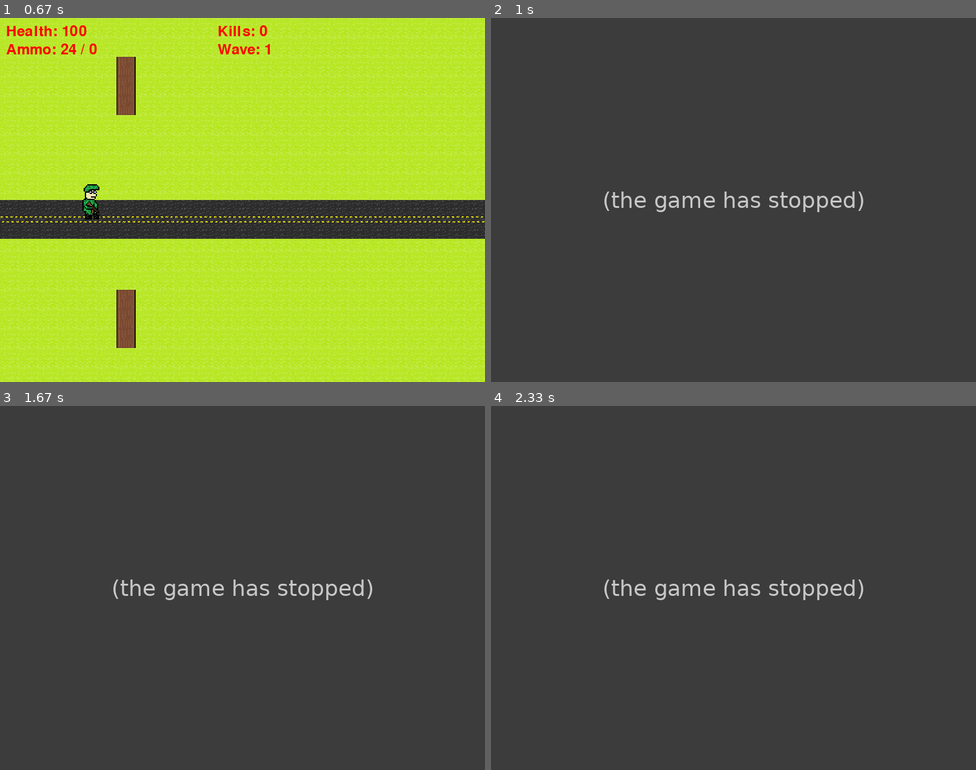
Above: before the commit, frames 1-4 (two rows, left to right).
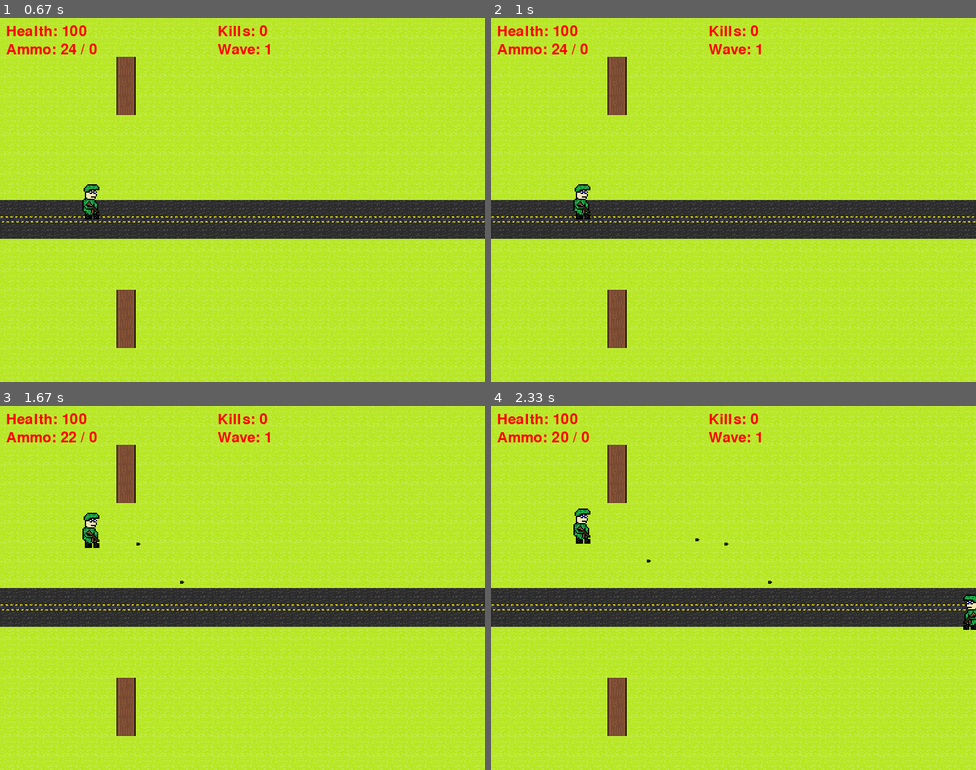
Above: after the commit, the same moments.

Repository: Killswitch5150/Final-Stand
Game: pygame game, started from main.py
Same seed, same stepped clock (60 frames per second), same inputs: the game is played once before the commit and once after it.
Inputs:
- Up to frame 1 (0.67 s): click "PLAY" at 0.38 s
- Up to frame 2 (1 s): hold S from 0.67 s (still down); hold Up from 0.67 s (still down)
- Up to frame 3 (1.67 s): release S at 1.13 s; release Up at 1.13 s; hold Up 1.17-1.63 s; tap Space at 1.23, 1.53 s
- Up to frame 4 (2.33 s): hold Down 1.67-1.97 s; tap Space at 1.73, 2.07 s; hold Up from 2 s (still down)

Frame 1 is identical in both runs. In frame 2, 90% of the frame differs, in the area x 0-100%, y 0-100%; in frame 3, 90%; in frame 4, 90%.
Error before the commit: NameError: name 'speed' is not defined (main.py line 289); the game stopped at 0.67 s (later frames are placeholders)

Commit message:
fixed a critical bug resulting in crash when player tries to move.

Diff:
--- a/main.py
+++ b/main.py
@@ -286,9 +286,9 @@
 
         #player movement logic
         if keys[pygame.K_UP] or keys[pygame.K_w]:
-            self.y -= speed
+            self.y -= self.speed
         if keys[pygame.K_DOWN] or keys[pygame.K_s]:
-            self.y += speed
+            self.y += self.speed
 
         #ensure player stays on screen
         if self.y < 0:
